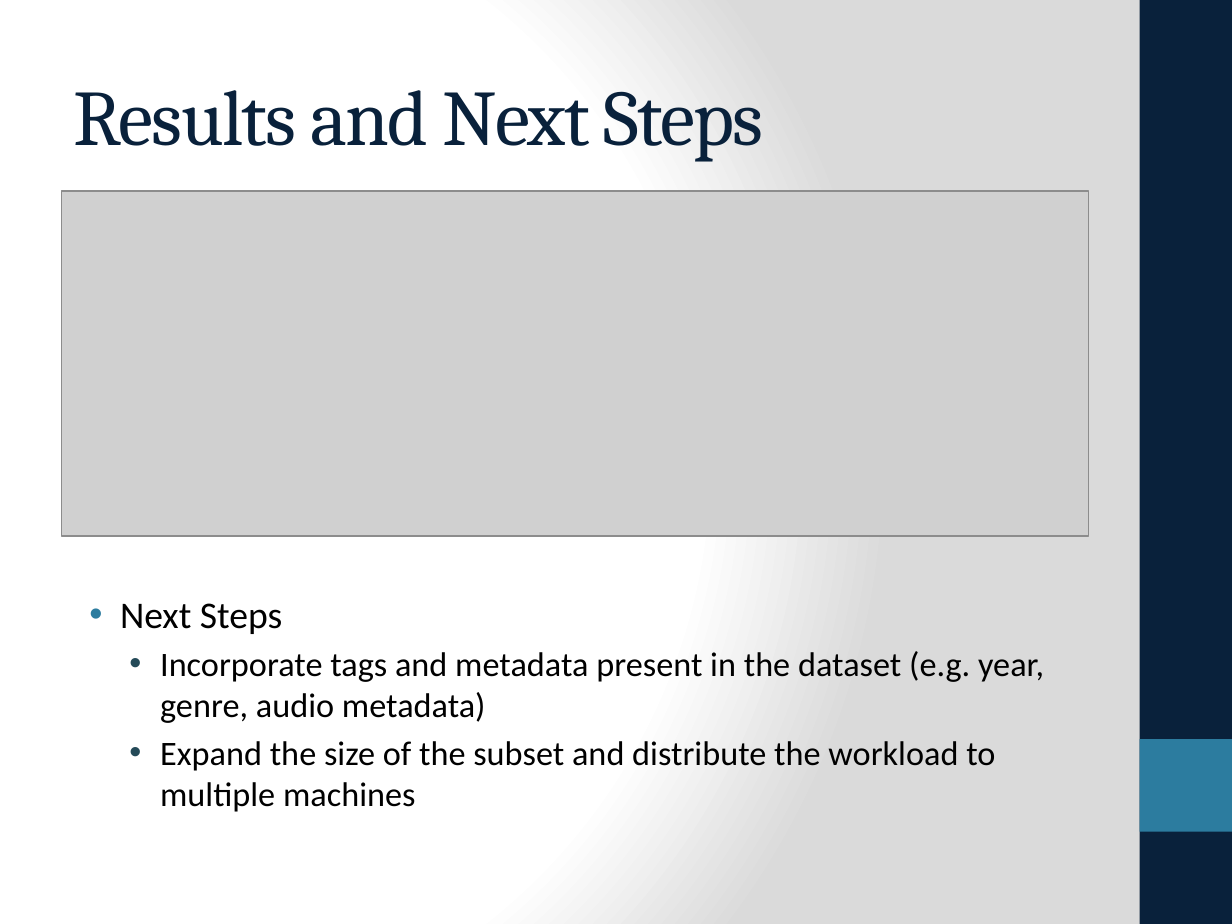
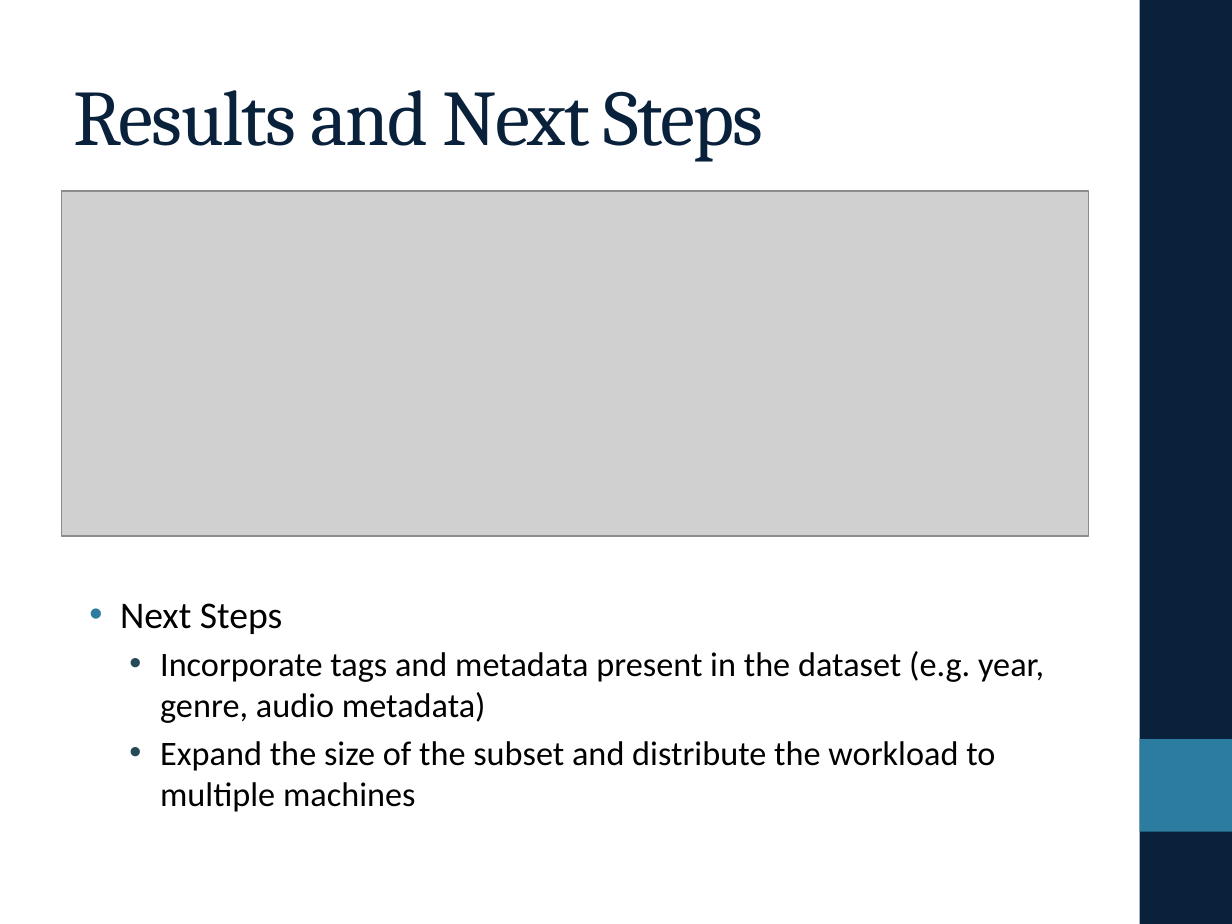
Before and after one commit to eringrand/musicanalysis, a slide deck: slide 10 of presentation/Presentation.pptx. Drawn at 1232x924 pixels with LibreOffice and Linux fonts; fonts in the diff are those of the drawing; grey boxes stand for pictures. Boxes give left, top, right and bottom in pixels: in the first picture for what was removed or moved away, otherwise in the second. Text is boxed around its words. In the diff, an @@ line names an element or a change of style, - is before the commit and + after.

```diff
--- a/presentation/Presentation.pptx
+++ b/presentation/Presentation.pptx
@@ background gradient #FFFFFF to #DADADA to #FFFFFF @@
```
Also in this commit, not shown: 10 other slides changed.
